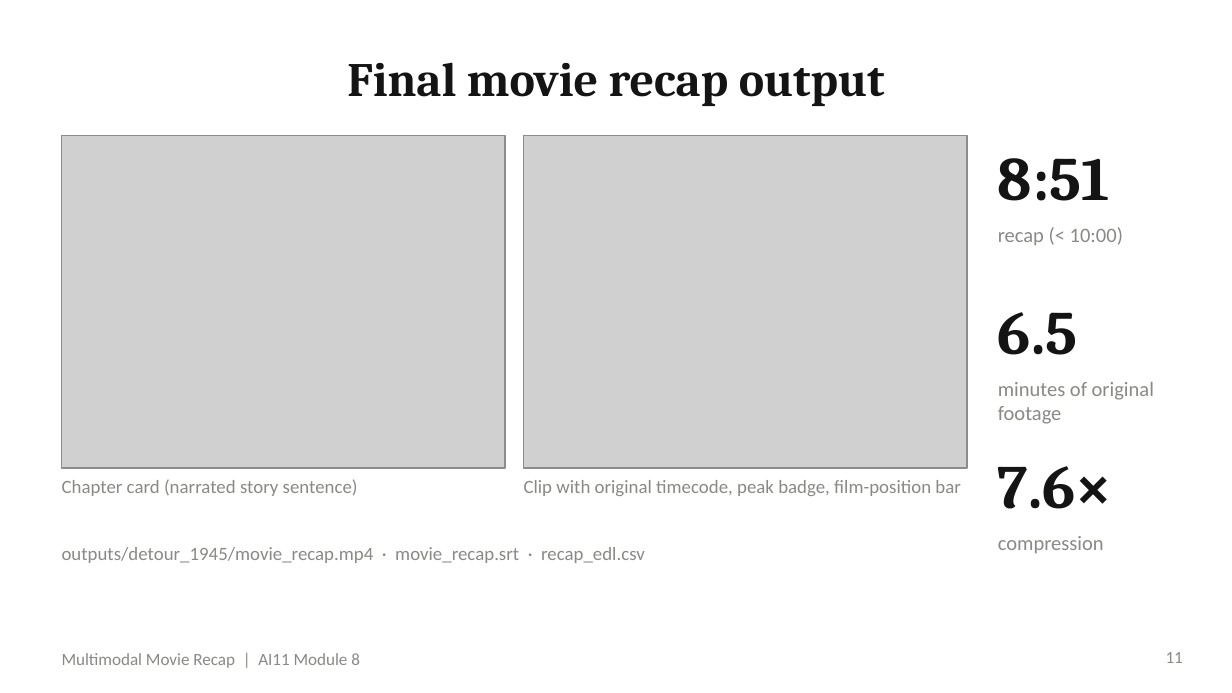
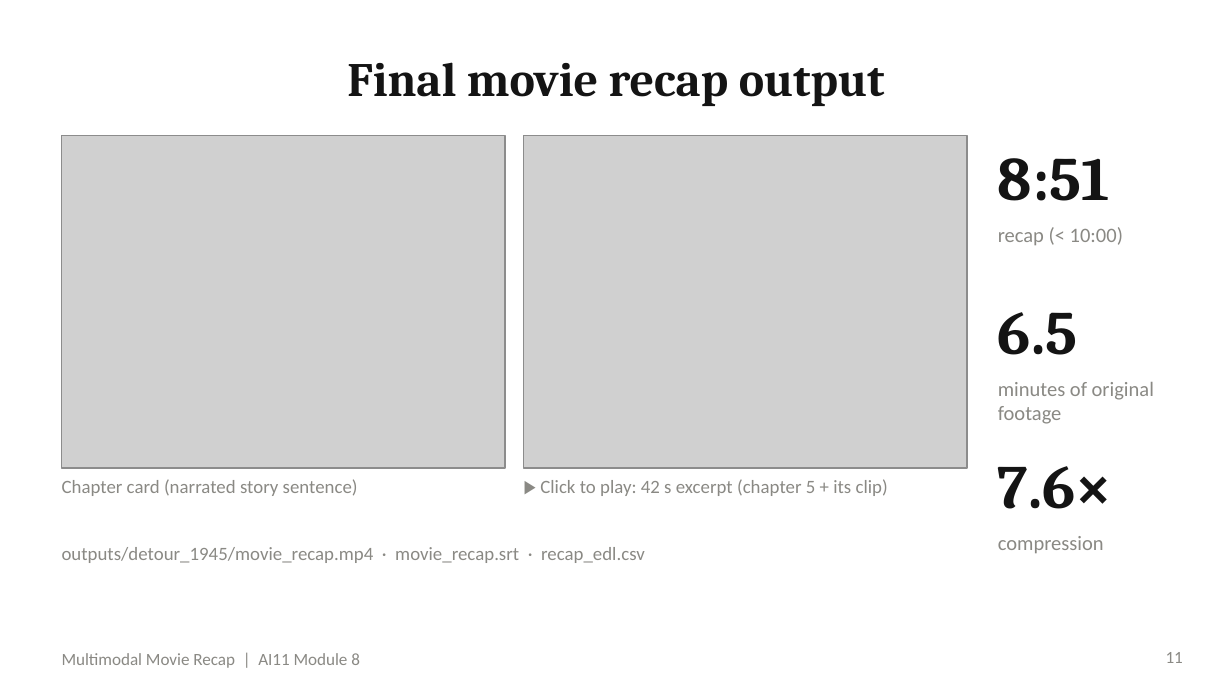
Before and after one commit to Kdk181622/multimodal-movie-recap, a slide deck: slide 11 of docs/Movie_Recap_Presentation.pptx. Drawn at 1232x693 pixels with LibreOffice and Linux fonts; fonts in the diff are those of the drawing; grey boxes stand for pictures. Boxes give left, top, right and bottom in pixels: in the first picture for what was removed or moved away, otherwise in the second. Text is boxed around its words. In the diff, an @@ line names an element or a change of style, - is before the commit and + after.

```diff
--- a/docs/Movie_Recap_Presentation.pptx
+++ b/docs/Movie_Recap_Presentation.pptx
@@ text at (540,479,888,496): text changed @@
-Clip with original timecode, peak badge, film-position bar
+▶ Click to play: 42 s excerpt (chapter 5 + its clip)
```
Also in this commit, not shown: 6 other files.
